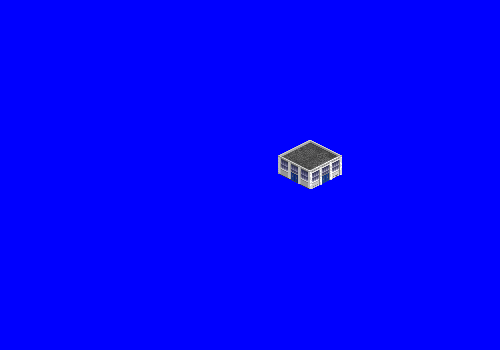
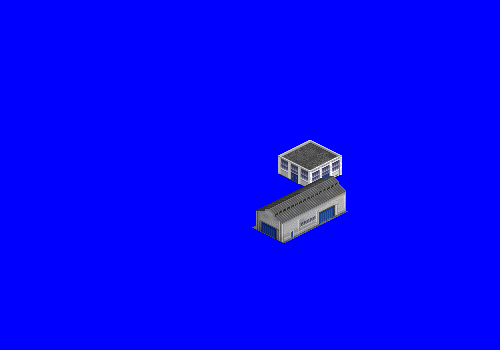
Layered file, before and after one edit (w=500, h=350). Changes by layer:
added group "warehouse" with 5 layers in group "processor" over [252,176,348,243]
added layer "warehouse painted" in group "warehouse" over [256,176,346,242]
added layer "tile asphalt copy 6" in group "warehouse" over [284,196,348,227]
added layer "tile asphalt copy 7" in group "warehouse" over [252,212,316,243]
